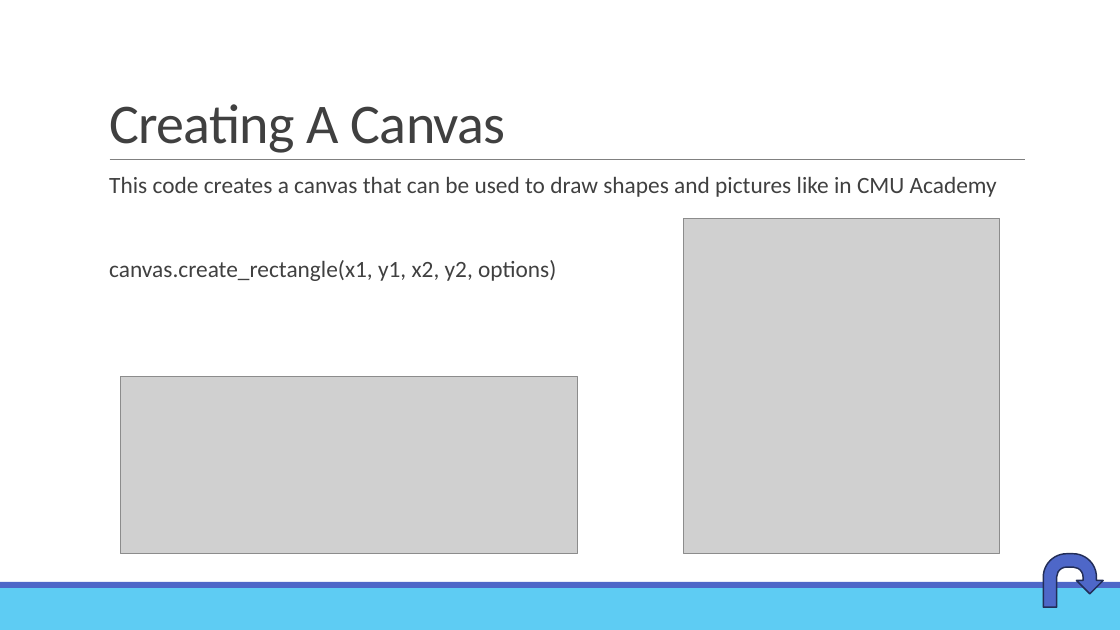
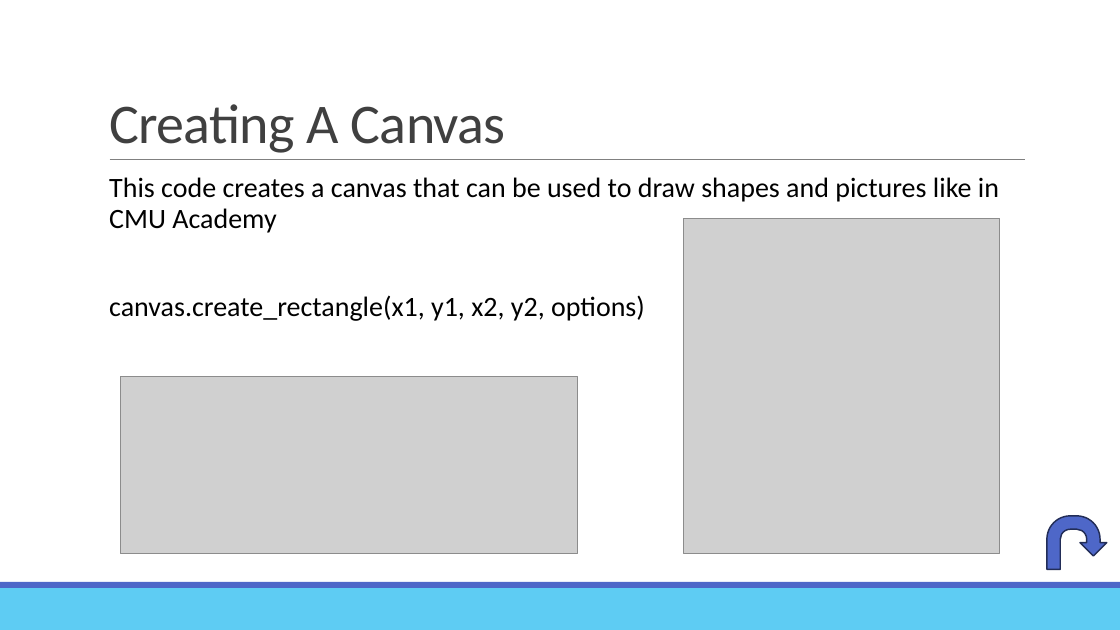
Before and after one commit to 24tweikel/TkInterTutorial, a slide deck: slide 7 of tkinter.pptx (slide 6 before the commit). Drawn at 1120x630 pixels with LibreOffice and Linux fonts; fonts in the diff are those of the drawing; grey boxes stand for pictures. Boxes give left, top, right and bottom in pixels: in the first picture for what was removed or moved away, otherwise in the second. Text is boxed around its words. In the diff, an @@ line names an element or a change of style, - is before the commit and + after.

```diff
--- a/tkinter.pptx
+++ b/tkinter.pptx
@@ text "This code creates a canvas ..." at [109, 177, 999, 321]: size 20 to 24 pt, text colour #404040 to #000000 @@
@@ uturn arrow: place and size @@
-uturn arrow at [1044, 554, 1103, 607]
+uturn arrow at [1047, 516, 1107, 570]
```
Also in this commit, not shown: 7 other slides changed, 4 slides added, 1 slide removed, 8 other files.
